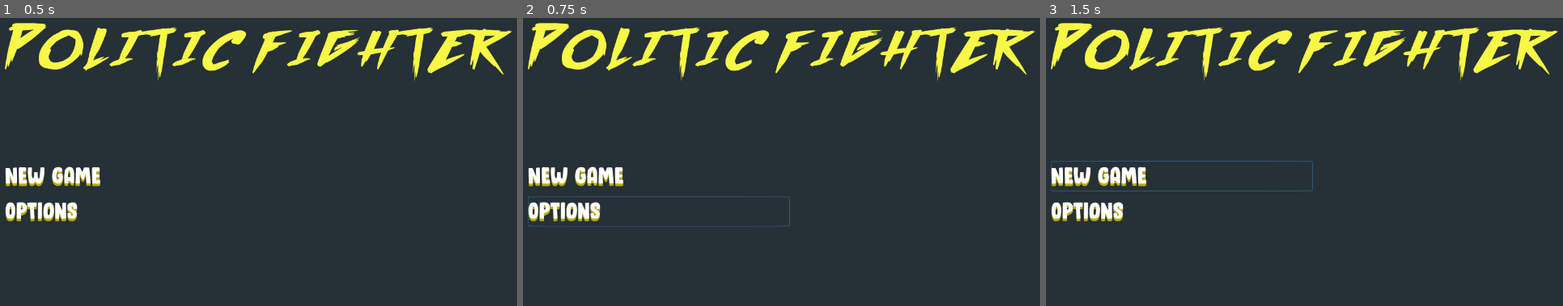
Above: before the commit, frames 1-3 (left to right).
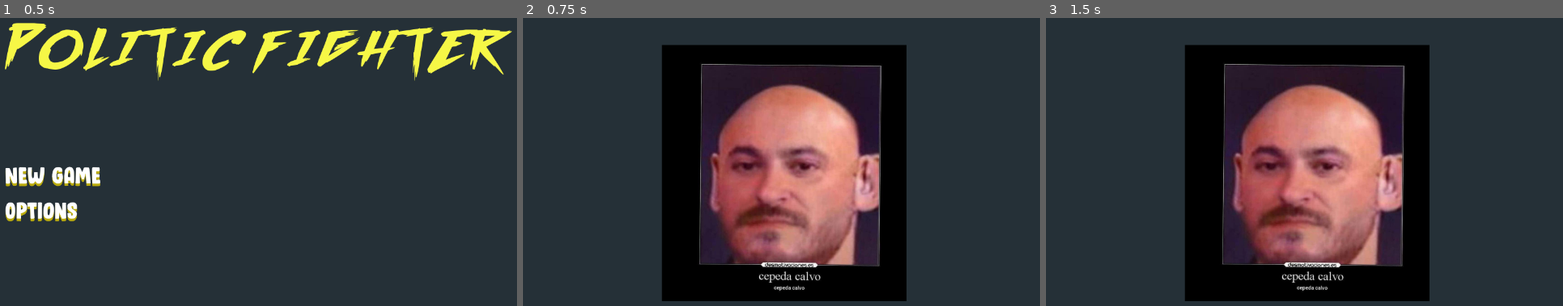
Above: after the commit, the same moments.

Repository: maframo/Joc
Game: Godot game, scene res://Scenes/MainMenu.tscn
Two runs of this game, one before a commit and one after it. Both use one fixed random seed, a clock stepped at 60 frames per second and the inputs below. This scene is started directly instead of the project's main scene.
Inputs (mouse positions are in pixels of both pictures, inside the frame that each line leads up to):
- Up to frame 1 (0.5 s): no input
- Up to frame 2 (0.75 s): click "Options" at 0.5 s
- Up to frame 3 (1.5 s): click (1180, 176) at 1.25 s, where only the run before the commit has a clickable "NEW GAME"

Frame 1 is identical in both runs. In frame 2, 45% of the frame differs, in the area x 0-100%, y 1-99%; in frame 3, 45%.

Commit message:
Pantalla Inici Acabada
Tot fet, nomes queden canvis estetics.

Diff:
--- /dev/null
+++ b/Street Fighter/Scenes/Joc.tscn
@@ -0,0 +1,10 @@
+[gd_scene load_steps=2 format=2]
+
+[ext_resource path="res://Imatges/Pantalla Inici/DwJOqIRXcAAM1gT.jpg" type="Texture" id=1]
+
+[node name="Node2D" type="Node2D"]
+
+[node name="Sprite" type="Sprite" parent="."]
+position = Vector2( 626.734, 377.63 )
+scale = Vector2( 0.447909, 0.441008 )
+texture = ExtResource( 1 )
--- /dev/null
+++ b/Street Fighter/Scenes/MainMenu.gd
@@ -0,0 +1,12 @@
+extends Control
+
+
+
+func _on_FadeIn_fade_finished():
+	if _on_NewGame_pressed():
+		get_tree().change_scene('res://Scenes/Joc.tscn')
+	else:
+		get_tree().change_scene('res://Scenes/Joc.tscn')
+
+func _on_NewGame_pressed():
+	pass
--- a/Street Fighter/Scenes/MainMenu.tscn
+++ b/Street Fighter/Scenes/MainMenu.tscn
@@ -1,14 +1,17 @@
-[gd_scene load_steps=4 format=2]
+[gd_scene load_steps=5 format=2]
 
-[ext_resource path="res://Imatges/Pantalla Inici/Foto.png" type="Texture" id=1]
-[ext_resource path="res://Scenes/MainMenu/Botons/NewGame_DEFINITIU_b.tscn" type="PackedScene" id=2]
-[ext_resource path="res://Scenes/MainMenu/Botons/Options_b.tscn" type="PackedScene" id=3]
+[ext_resource path="res://Scenes/MainMenu.gd" type="Script" id=1]
+[ext_resource path="res://Imatges/Pantalla Inici/Foto.png" type="Texture" id=2]
+[ext_resource path="res://Scenes/MainMenu/Botons/NewGame_DEFINITIU_b.tscn" type="PackedScene" id=3]
+[ext_resource path="res://Scenes/MainMenu/Botons/Options_b.tscn" type="PackedScene" id=4]
 
 [node name="Pantalla Inici" type="Control"]
 anchor_right = 1.0
 anchor_bottom = 1.0
+script = ExtResource( 1 )
 
 [node name="Menu" type="VBoxContainer" parent="."]
+editor/display_folded = true
 margin_left = 120.0
 margin_top = 80.0
 margin_right = 1160.0
@@ -17,15 +20,17 @@
 [node name="Logo" type="TextureRect" parent="Menu"]
 margin_right = 1040.0
 margin_bottom = 115.0
-texture = ExtResource( 1 )
+texture = ExtResource( 2 )
 
 [node name="Centre" type="HBoxContainer" parent="Menu"]
+editor/display_folded = true
 margin_top = 119.0
 margin_right = 1040.0
 margin_bottom = 560.0
 size_flags_vertical = 3
 
 [node name="Botons " type="VBoxContainer" parent="Menu/Centre"]
+editor/display_folded = true
 margin_right = 518.0
 margin_bottom = 441.0
 size_flags_horizontal = 3
@@ -33,18 +38,17 @@
 custom_constants/separation = 10
 alignment = 1
 
-[node name="NewGame" parent="Menu/Centre/Botons " instance=ExtResource( 2 )]
+[node name="NewGame" parent="Menu/Centre/Botons " instance=ExtResource( 3 )]
 margin_top = 155.0
 margin_right = 518.0
 margin_bottom = 215.0
 
-[node name="Options" parent="Menu/Centre/Botons " instance=ExtResource( 3 )]
+[node name="Options" parent="Menu/Centre/Botons " instance=ExtResource( 4 )]
 margin_top = 225.0
 margin_right = 518.0
 margin_bottom = 285.0
 
 [node name="Dibuix" type="CenterContainer" parent="Menu/Centre"]
-editor/display_folded = true
 margin_left = 522.0
 margin_right = 1040.0
 margin_bottom = 441.0
@@ -56,3 +60,5 @@
 margin_top = 220.0
 margin_right = 259.0
 margin_bottom = 220.0
+
+[connection signal="pressed" from="Menu/Centre/Botons /NewGame" to="." method="_on_NewGame_pressed"]
--- /dev/null
+++ b/Street Fighter/Scenes/MainMenu/Botons/NewGame_DEFINITIU_b.gd
@@ -0,0 +1,4 @@
+extends Button
+
+func _on_NewGame_pressed():
+	get_tree().change_scene('res://Scenes/Joc.tscn')
--- a/Street Fighter/Scenes/MainMenu/Botons/NewGame_DEFINITIU_b.tscn
+++ b/Street Fighter/Scenes/MainMenu/Botons/NewGame_DEFINITIU_b.tscn
@@ -1,10 +1,14 @@
-[gd_scene load_steps=2 format=2]
+[gd_scene load_steps=3 format=2]
 
 [ext_resource path="res://Scenes/MainMenu/Botons/NewGame_b.tscn" type="PackedScene" id=1]
+[ext_resource path="res://Scenes/MainMenu/Botons/NewGame_DEFINITIU_b.gd" type="Script" id=2]
 
 [node name="NewGame" instance=ExtResource( 1 )]
+script = ExtResource( 2 )
 
 [node name="Label" parent="." index="0"]
 margin_bottom = 53.0
 text = "NEW GAME
 "
+
+[connection signal="pressed" from="." to="." method="_on_NewGame_pressed"]
--- /dev/null
+++ b/Street Fighter/Scenes/MainMenu/Botons/Options_b.gd
@@ -0,0 +1,6 @@
+extends Button
+
+
+
+func _on_Options_pressed():
+	get_tree().change_scene('res://Scenes/Joc.tscn')
--- a/Street Fighter/Scenes/MainMenu/Botons/Options_b.tscn
+++ b/Street Fighter/Scenes/MainMenu/Botons/Options_b.tscn
@@ -1,10 +1,14 @@
-[gd_scene load_steps=2 format=2]
+[gd_scene load_steps=3 format=2]
 
 [ext_resource path="res://Scenes/MainMenu/Botons/NewGame_b.tscn" type="PackedScene" id=1]
+[ext_resource path="res://Scenes/MainMenu/Botons/Options_b.gd" type="Script" id=2]
 
 [node name="Options" instance=ExtResource( 1 )]
+script = ExtResource( 2 )
 
 [node name="Label" parent="." index="0"]
 margin_bottom = 53.0
 text = "Options
 "
+
+[connection signal="pressed" from="." to="." method="_on_Options_pressed"]
--- /dev/null
+++ b/Street Fighter/Scenes/MainMenu/FadeIn.gd
@@ -0,0 +1,9 @@
+extends ColorRect
+
+signal fade_finished
+
+func fade_in():
+	$AnimationPlayer.play("Fade_In")
+
+func _on_AnimationPlayer_animation_finished(anim_name):
+	emit_signal("fade_finished")
--- /dev/null
+++ b/Street Fighter/Scenes/MainMenu/FadeIn.tscn
@@ -0,0 +1,30 @@
+[gd_scene load_steps=3 format=2]
+
+[ext_resource path="res://Scenes/MainMenu/FadeIn.gd" type="Script" id=1]
+
+[sub_resource type="Animation" id=1]
+resource_name = "Fade_In"
+length = 0.5
+tracks/0/type = "value"
+tracks/0/path = NodePath(".:color")
+tracks/0/interp = 1
+tracks/0/loop_wrap = true
+tracks/0/imported = false
+tracks/0/enabled = true
+tracks/0/keys = {
+"times": PoolRealArray( 0, 0.5 ),
+"transitions": PoolRealArray( 1, 1 ),
+"update": 0,
+"values": [ Color( 0, 0, 0, 0 ), Color( 0, 0, 0, 1 ) ]
+}
+
+[node name="FadeIn" type="ColorRect"]
+anchor_right = 1.0
+anchor_bottom = 1.0
+color = Color( 0, 0, 0, 0 )
+script = ExtResource( 1 )
+
+[node name="AnimationPlayer" type="AnimationPlayer" parent="."]
+anims/Fade_In = SubResource( 1 )
+
+[connection signal="animation_finished" from="AnimationPlayer" to="." method="_on_AnimationPlayer_animation_finished"]
Binary file added: Street Fighter/Imatges/Pantalla Inici/cebri_un_xic_cutre.PNG
Not shown, added: Street Fighter/Imatges/Pantalla Inici/cebri_un_xic_cutre.PNG.import
